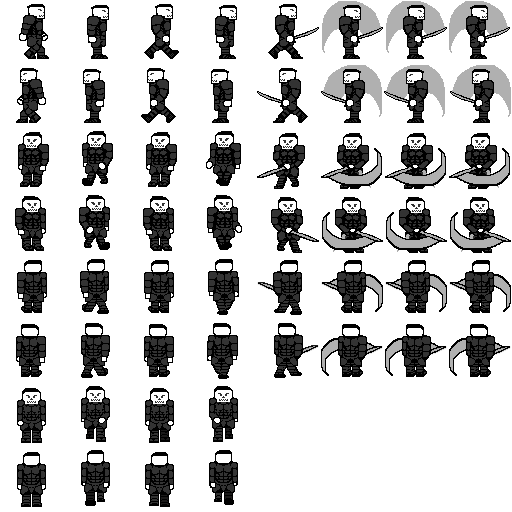
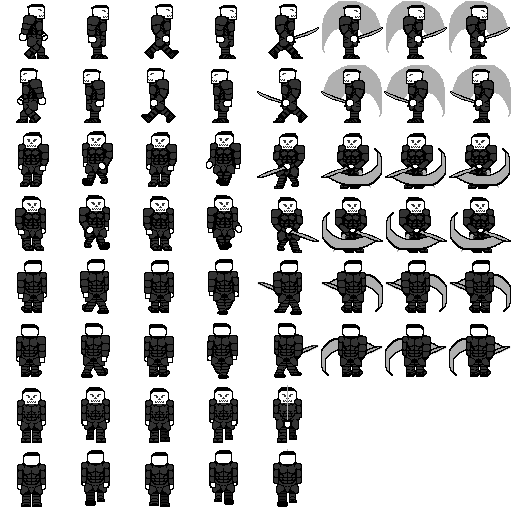
Layer changes from the first 512x512 image to the second:
added layer "Pasted Layer #1" above "walkBack1" over left=273, top=449, right=302, bottom=507
painted on "walkFront1" over left=18, top=421, right=45, bottom=426
painted on "walkFront2" over left=81, top=386, right=110, bottom=443
painted on "walkFront3" over left=146, top=421, right=173, bottom=426
painted on "walkFront4" over left=209, top=386, right=238, bottom=443
added layer "attack" above "walkBackRight1" over left=273, top=385, right=302, bottom=443
